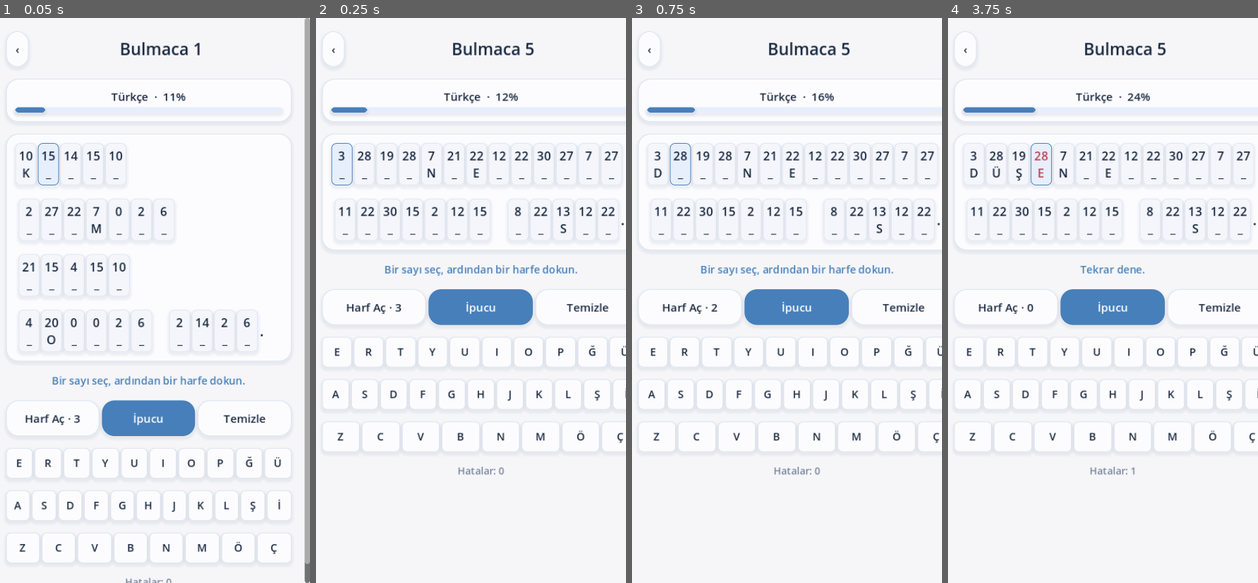
Above: before the commit, frames 1-4 (left to right).
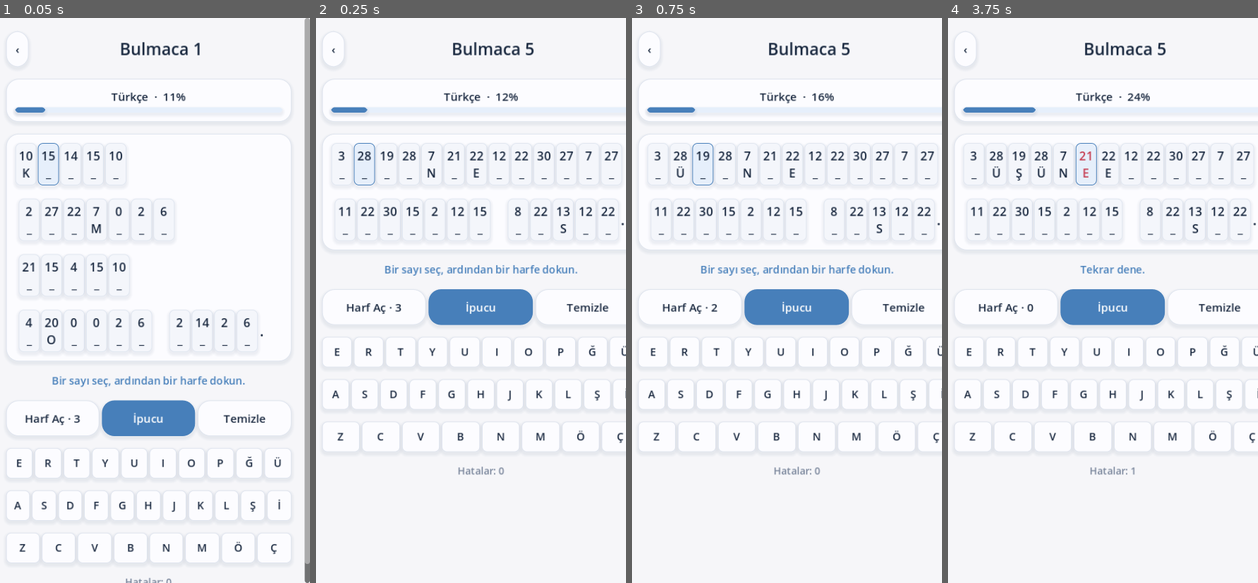
Above: after the commit, the same moments.

Repository: mehtapkirkgoz/cryptogram-mobile
Game: Godot game, scene res://tests/test_ui.tscn
Two runs of this game, one before a commit and one after it. Both use one fixed random seed, a clock stepped at 60 frames per second and the inputs below. This scene is started directly instead of the project's main scene.
Inputs:
- Up to frame 1 (0.05 s): no input
- Up to frame 2 (0.25 s): no input
- Up to frame 3 (0.75 s): click "Harf Aç · 3" at 0.5 s
- Up to frame 4 (3.75 s): click "Harf Aç · 2" at 1.25 s; click "Harf Aç · 1" at 2 s; click "Harf Aç · 0" at 2.75 s; click "E" at 3.5 s

Frame 1 is identical in both runs. In frame 2, 0.2% of the frame differs, in the area x 4-20%, y 22-30%; in frame 3, 0.2%; in frame 4, 0.3%, in the area x 7-49%, y 22-30%.
Error in both runs: Assertion failed: Puzzle overflow: tr (res://tests/test_ui.gd:26)

Commit message:
Move to the next unfinished letter

Diff:
--- a/scripts/puzzle.gd
+++ b/scripts/puzzle.gd
@@ -73,7 +73,12 @@
 	return ""
 
 func select_next() -> void:
-	for index in range(occurrences.size()):
+	if occurrences.is_empty():
+		return
+	for step in range(1, occurrences.size() + 1):
+		var index := (selected + step) % occurrences.size()
+		if locked.has(index):
+			continue
 		if guesses.get(index, "") != occurrences[index].letter:
 			selected = index
 			return
